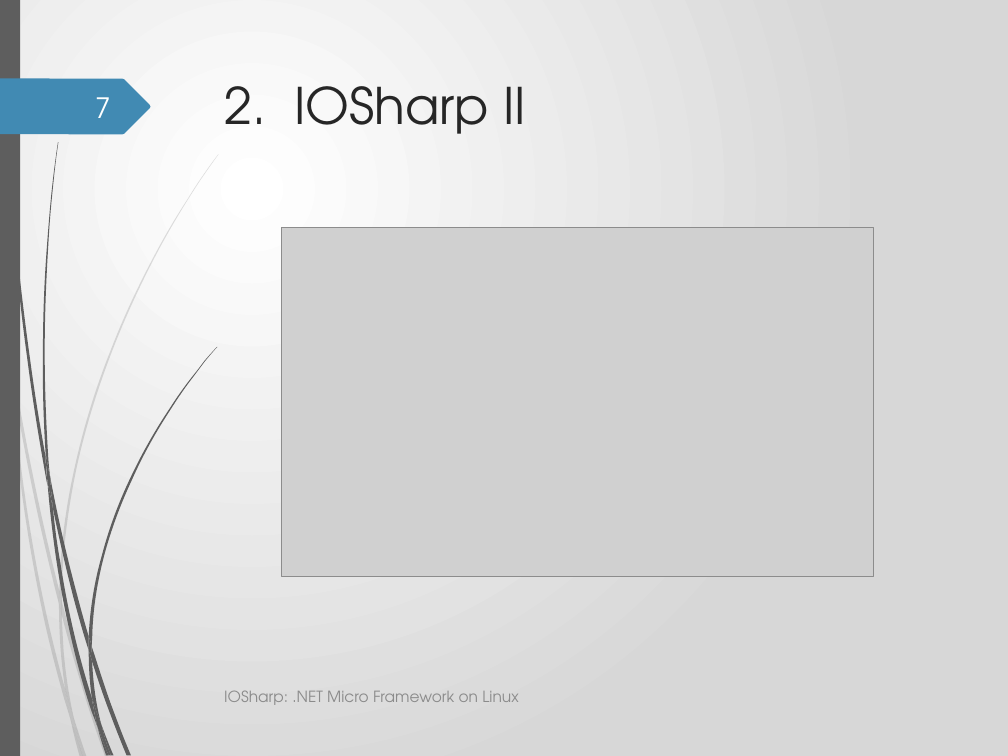
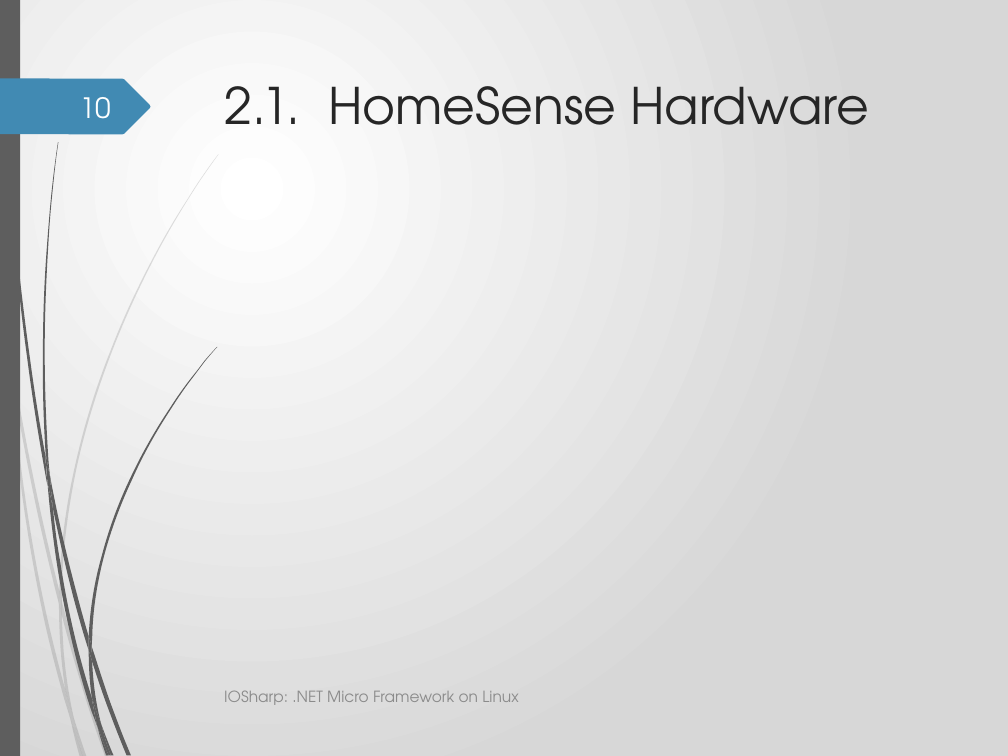
Before and after one commit to GerardSoleCa/BachelorThesisMisc, a slide deck: slide 10 of ThesisDoc/IOSharp2.pptx (slide 7 before the commit). Drawn at 1008x756 pixels with LibreOffice and Linux fonts; fonts in the diff are those of the drawing; grey boxes stand for pictures; background and template pictures are left out. Boxes give left, top, right and bottom in pixels: in the first picture for what was removed or moved away, otherwise in the second. Text is boxed around its words. In the diff, an @@ line names an element or a change of style, - is before the commit and + after.

```diff
--- a/ThesisDoc/IOSharp2.pptx
+++ b/ThesisDoc/IOSharp2.pptx
@@ title at [224,86,869,125]: text changed @@
-2. IOSharp II
+2.1. HomeSense Hardware
@@ page number at [80,97,111,119]: text changed @@
-7
+10
@@ picture removed at [281,227,873,576] @@
```
Also in this commit, not shown: 19 other slides changed, 4 slides added, 1 slide removed, 7 other files.
